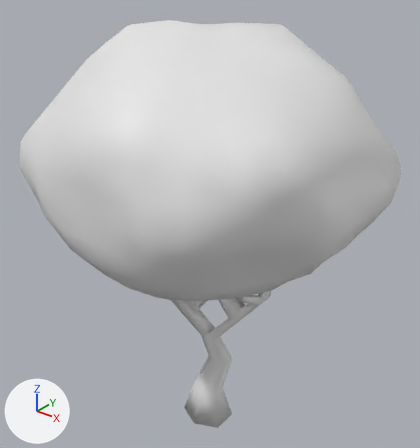
Renders of the Blender file Assets/3DObjects/Environment/Trees/Tree3.blend from each side of a commit.
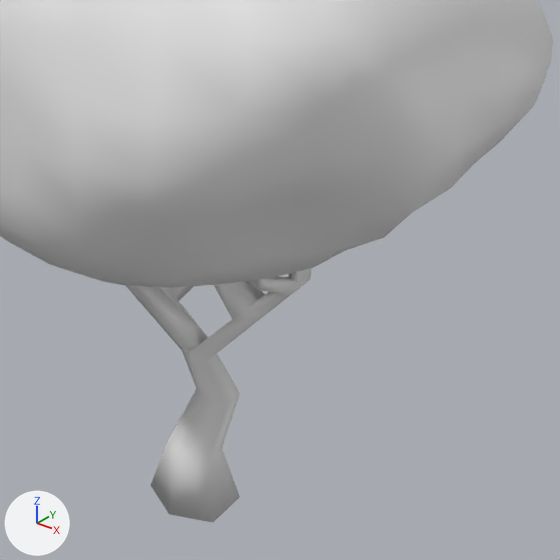
There are two pictures of each version: one whole from a 50 mm lens placed at (12.94, -16.03, 18.62), pointed at (-0.3, 0.52, 8.36), one close up on the part from 25% to 96% of the width and 33% to 100% of the height. Every picture has the same lights, and +X, +Y and +Z are marked at lower left.

The first close-up shows 'Feuilles1'.
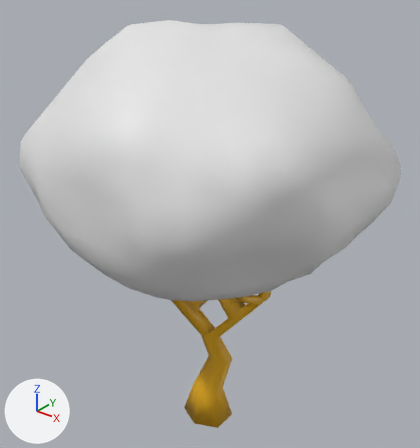
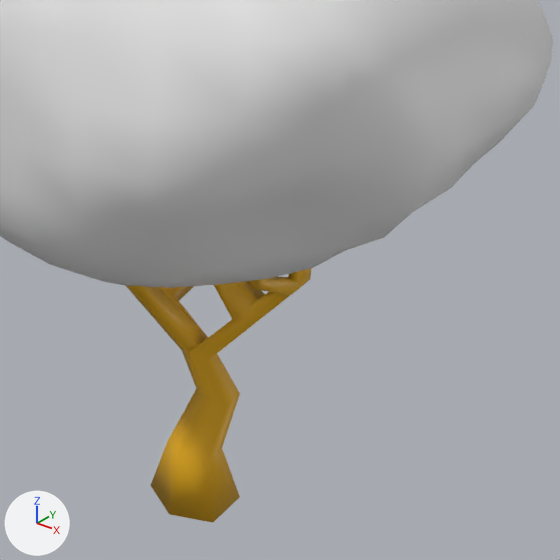
Location of each change, (x1, y1, x2, y2) in pixels of the close-ups (560 x 560 px):
part 1 of me_sphere_001, recoloured: (125, 268, 312, 522) in both

Edits to the bpy script that builds the scene:
```text
Add mat_material_001:
    mat_material_001 = principled_material('Material.001')
    mat_material_001.base_color = (0.8, 0.425, 0.00703)  # yellow #e7ae14
Add mat_material:
    mat_material = principled_material('Material')
    mat_material.base_color = (0.8, 0.8, 0.8)  # white #e7e7e7
Change me_sphere_001:
    where me_sphere_001.from_pydata(...)  # 666 vertices, 694 faces; spans x -2.62..2.59, y -2.47..2.68, z -6.94..2.77
    used by ob_feuilles1; location = (0.0, 0.0, 11.3); scale = (2.44, 2.44, 1.77)
    me_sphere_001 part 1: 182 of the faces centred in x -1.11..1.35, y -1.44..1.44, z -6.94..-1.7 switch from no material to mat_material_001 (yellow #e7ae14)
    add me_sphere_001.materials.append(mat_material)  # white #e7e7e7
```
